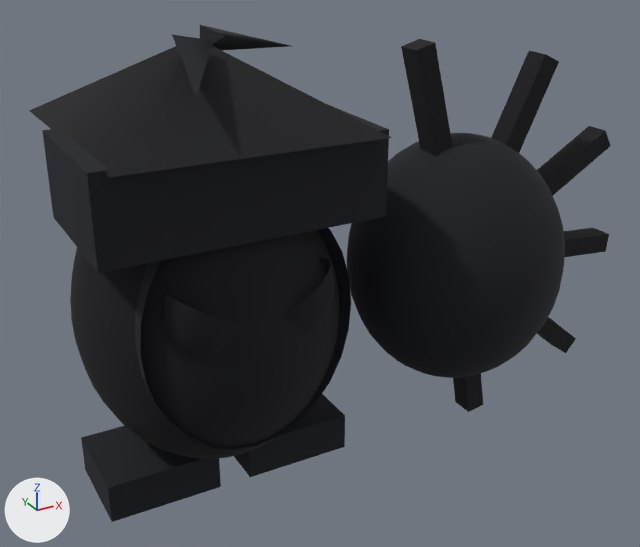
An edit to the glTF model public/assets/characters/carrot/carrot.glb, drawn before and after from the same camera.
Camera for both pictures: a camera (50 mm lens) standing at (-1.56, -4.09, 3.12) and looking at (0.7, 0.02, 1.07). Arrows for +X, +Y and +Z are at lower left; the lights stay in place. Where no turn or scale is listed for an object, it has been applied to the vertices.

In view in the first picture: 'eyeSocketL', 'eyeSocketR', 'faceDome', 'finger1', 'finger2', 'finger3', 'footL', 'footR', 'headBall', 'palm', 'roof', 'visor'.
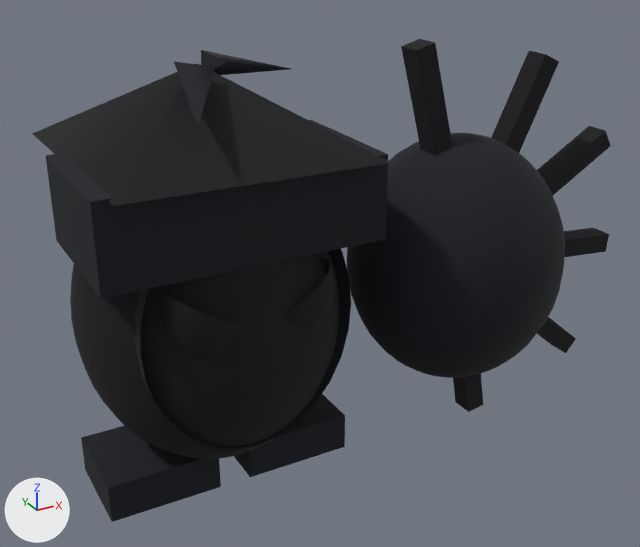
ob_hat is not drawn itself; it is the parent of ob_roof.

What changed in the scene script:
```text
Change ob_hat:
    ob_hat.location: (0.0, 0.0, 0.72) -> (0.0, 0.0, 0.62)
Change ob_visor:
    ob_visor.location: (0.0, -0.22, 1.831) -> (0.0, -0.22, 1.709)
```

Changed parts and their boxes (x1, y1, x2, y2) in the pictures (640 x 547 px):
'visor', moved
    before: (42, 104, 389, 273)
    after: (46, 120, 388, 299)
'roof', moved
    before: (29, 37, 392, 177)
    after: (32, 63, 391, 206)
'hornR', moved
    before: (200, 25, 290, 50)
    after: (201, 50, 291, 75)
'hornL', moved
    before: (172, 34, 213, 96)
    after: (174, 61, 215, 126)
